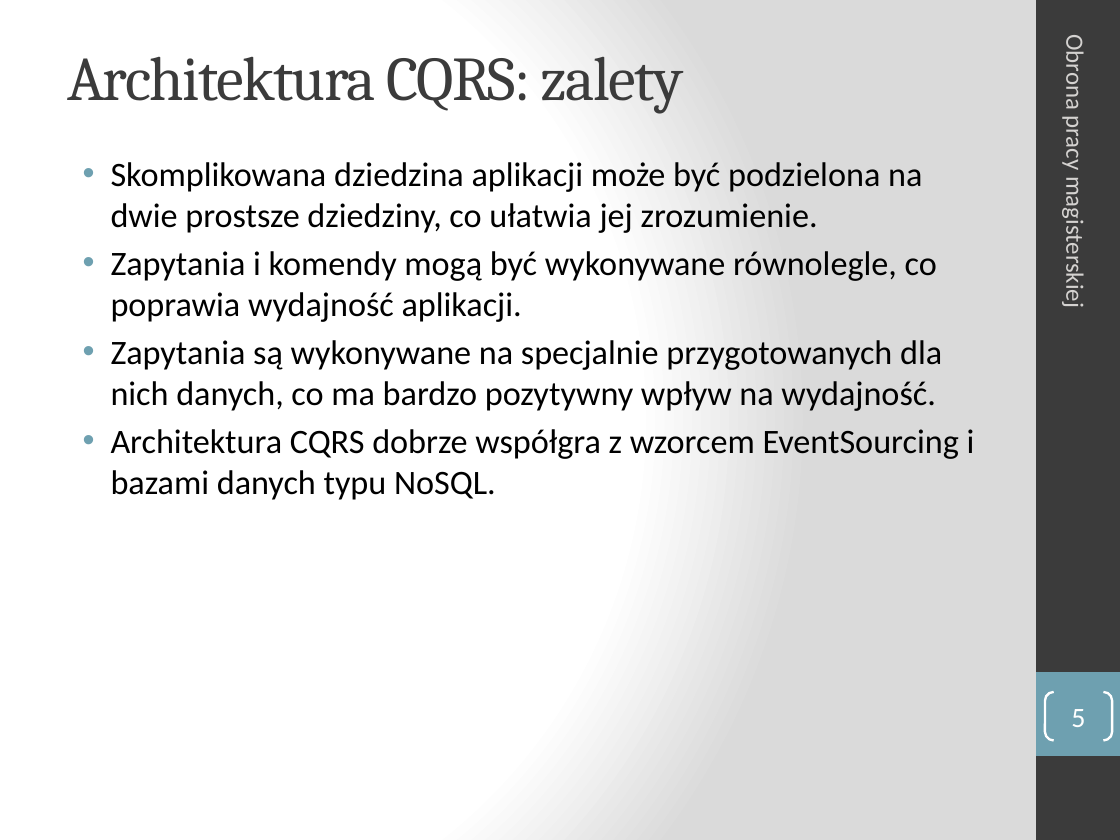
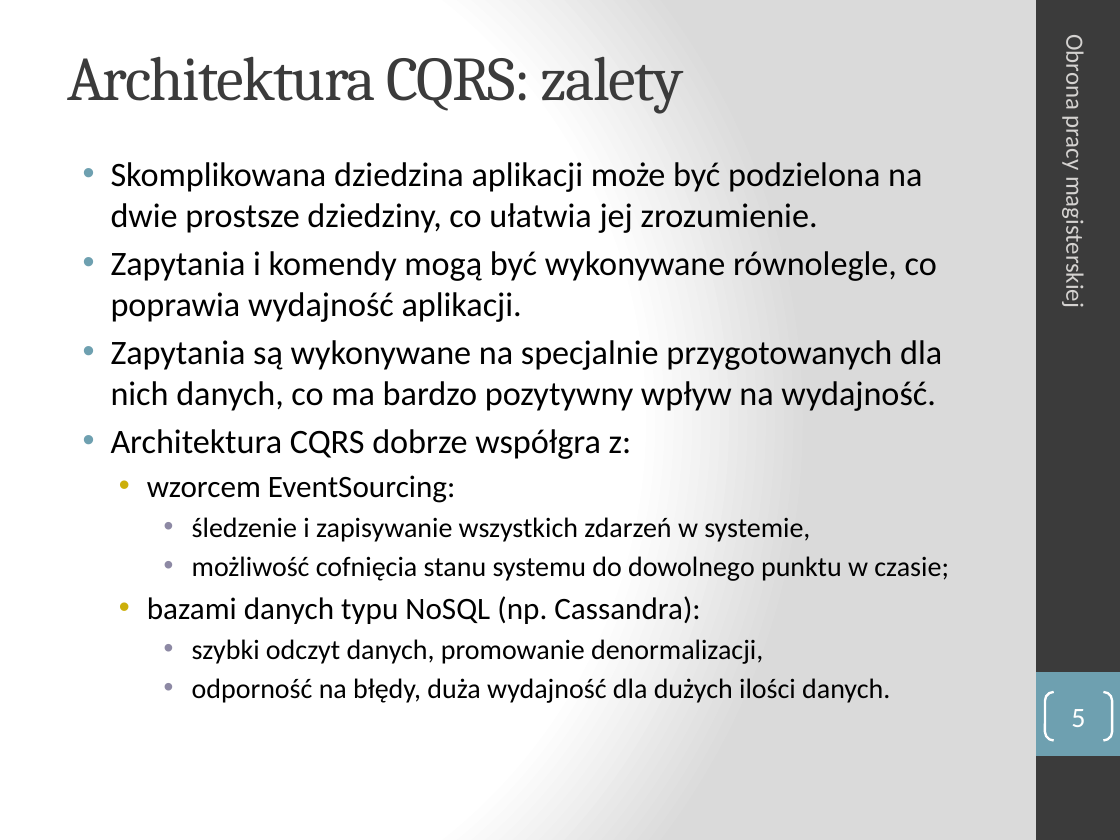
Before and after one commit to manisero/MasterThesis, a slide deck: slide 5 of thesis/presentation/presentation.pptx. Drawn at 1120x840 pixels with LibreOffice and Linux fonts; fonts in the diff are those of the drawing. Boxes give left, top, right and bottom in pixels: in the first picture for what was removed or moved away, otherwise in the second. Text is boxed around its words. In the diff, an @@ line names an element or a change of style, - is before the commit and + after.

Commit message:
Presentation

```diff
--- a/thesis/presentation/presentation.pptx
+++ b/thesis/presentation/presentation.pptx
@@ text at [111, 429, 949, 703]: text changed; size 22 to 18 pt @@
-• Architektura CQRS dobrze współgra z wzorcem EventSourcing i bazami danych typu NoSQL.
+• Architektura CQRS dobrze współgra z:
+  • wzorcem EventSourcing:
+    • śledzenie i zapisywanie wszystkich zdarzeń w systemie,
+    • możliwość cofnięcia stanu systemu do dowolnego punktu w czasie;
+  • bazami danych typu NoSQL (np. Cassandra):
+    • szybki odczyt danych, promowanie denormalizacji,
+    • odporność na błędy, duża wydajność dla dużych ilości danych.
```
Also in this commit, not shown: 1 other slide changed.
